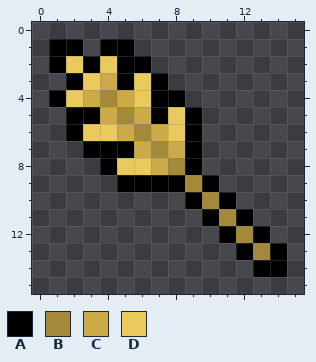
Pixel-art sprite -- items/brewing/barley.png. Above: the version before the commit.
The file is 16x16 pixels.
Palette (. is transparent): A #000000  B #a5893a  C #ccaa47  D #eac95d
Pixels before, first column x 1:
 1 AA.AA.........
 2 ADADAA........
 3 .ADCADA.......
 4 ADCBCDAA......
 5 .AACBCADA.....
 6 .ADDCBCDA.....
 7 ..AAACBCA.....
 8 ...ADDCBA.....
 9 ....AAAABA....
10 ........ABA...
11 .........ABA..
12 ..........ABA.
13 ...........ABA
14 ............AA
New version:
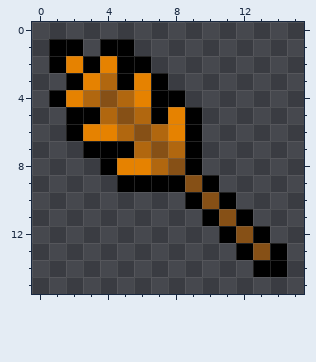
The commit says: modified hops and barley graphics colors
The edit:
Colour B changes from #a5893a to #865016.
Colour C changes from #ccaa47 to #b1670f.
Colour D changes from #eac95d to #e68200.
Pixel boxes of the changes (left, top, right, bottom) in both pictures:
changed: (66, 56, 270, 260)
